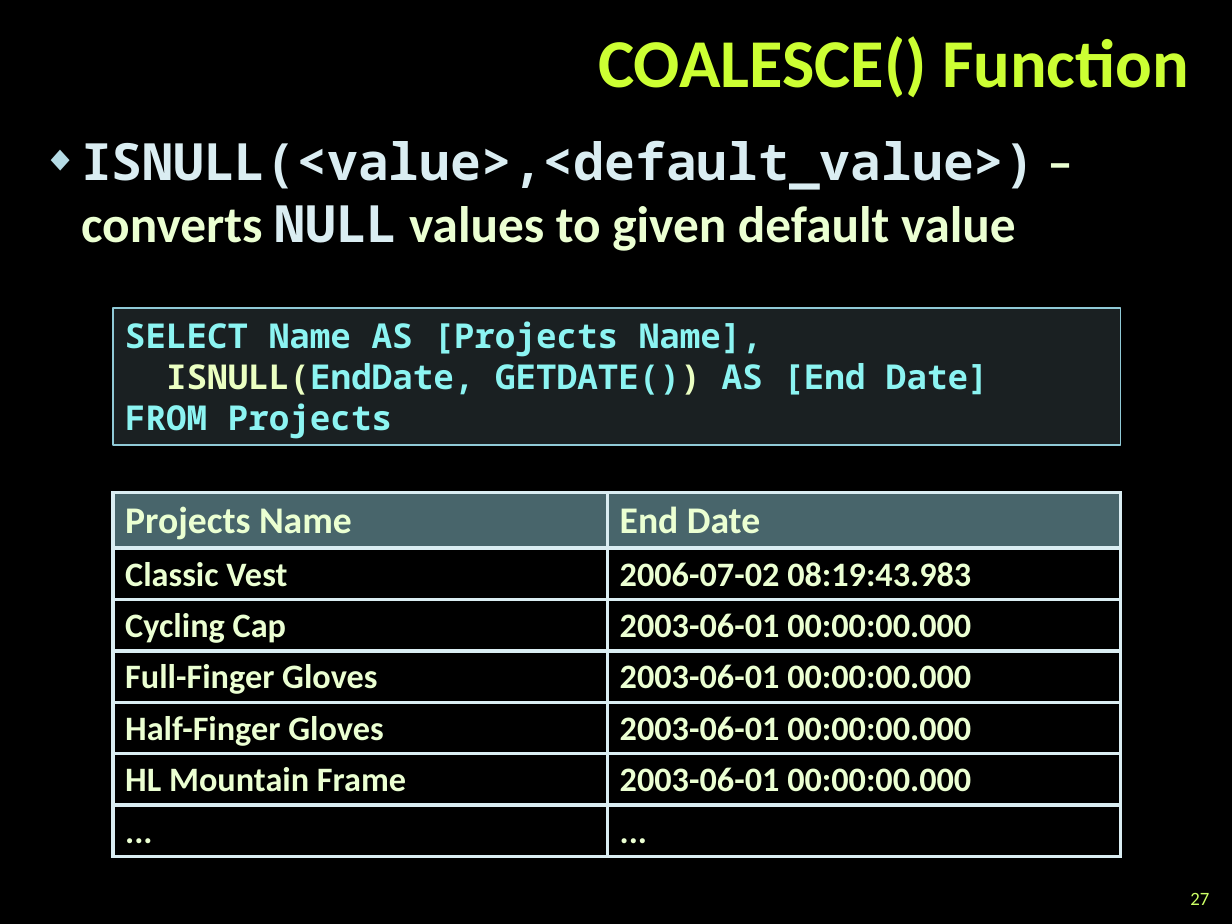
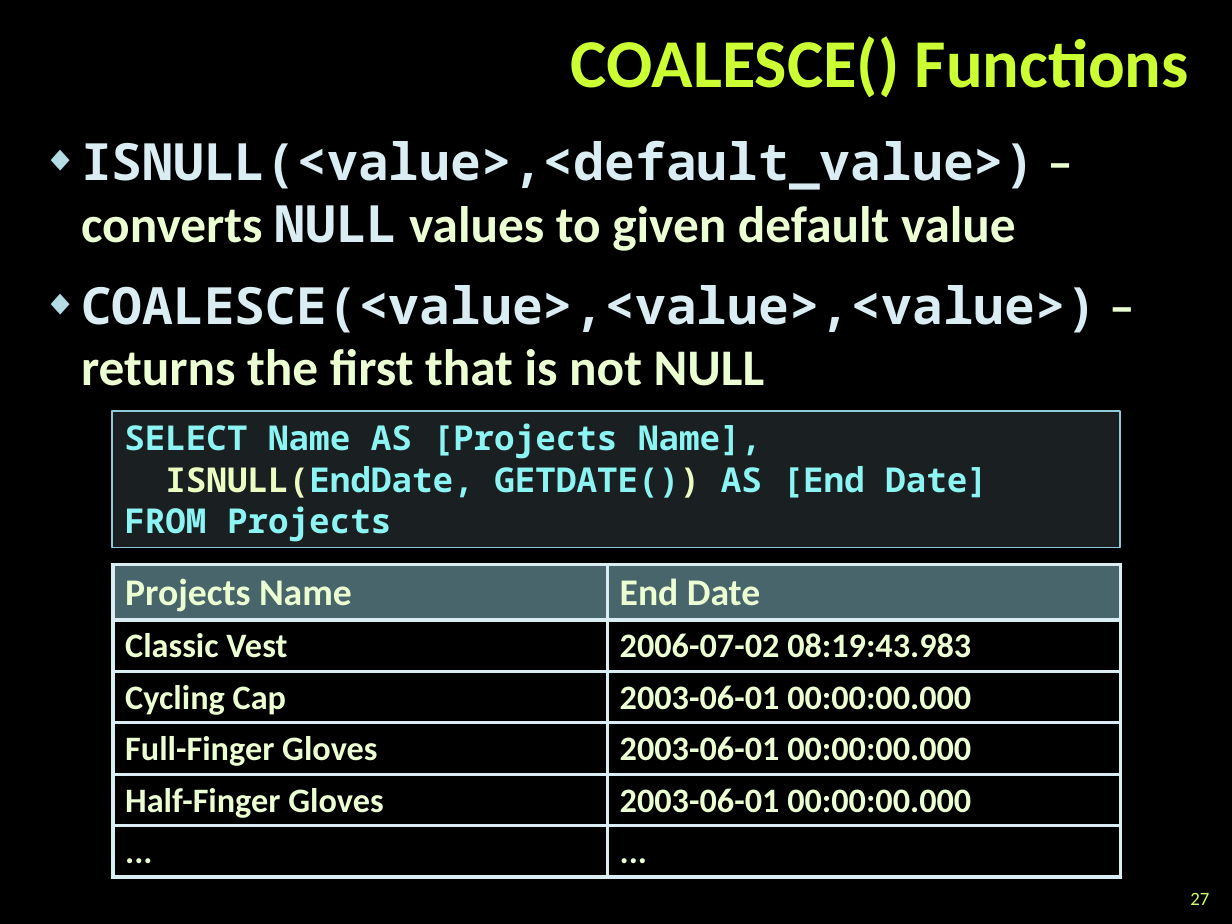
Before and after one commit to martin-nikolov/Telerik-Academy, a slide deck: slide 27 of Databases/05. Advanced SQL/Advanced-SQL.pptx. Drawn at 1232x924 pixels with LibreOffice and Linux fonts; fonts in the diff are those of the drawing; background and template pictures are left out. Boxes give left, top, right and bottom in pixels: in the first picture for what was removed or moved away, otherwise in the second. Text is boxed around its words. In the diff, an @@ line names an element or a change of style, - is before the commit and + after.

```diff
--- a/Databases/05. Advanced SQL/Advanced-SQL.pptx
+++ b/Databases/05. Advanced SQL/Advanced-SQL.pptx
@@ title at (571,36,1189,97): text changed @@
-COALESCE() Function
+COALESCE() Functions
@@ text at (81,285,1097,386): paragraph added @@
+◆ COALESCE(<value>,<value>,<value>) – returns the first that is not NULL
@@ rectangle "SELECT Name AS [Projects Name],": place and size @@
-rectangle "SELECT Name AS [Projects Name]," at (113,308,1121,445)
+rectangle "SELECT Name AS [Projects Name]," at (112,410,1120,547)
@@ table at (113,564,1120,876) @@
-row 6: HL Mountain Frame | 2003-06-01 00:00:00.000
@@ table: place and size @@
-table at (113,493,1120,856)
+table at (113,564,1120,876)
```
Also in this commit, not shown: 9 other slides changed, 4 other files.
